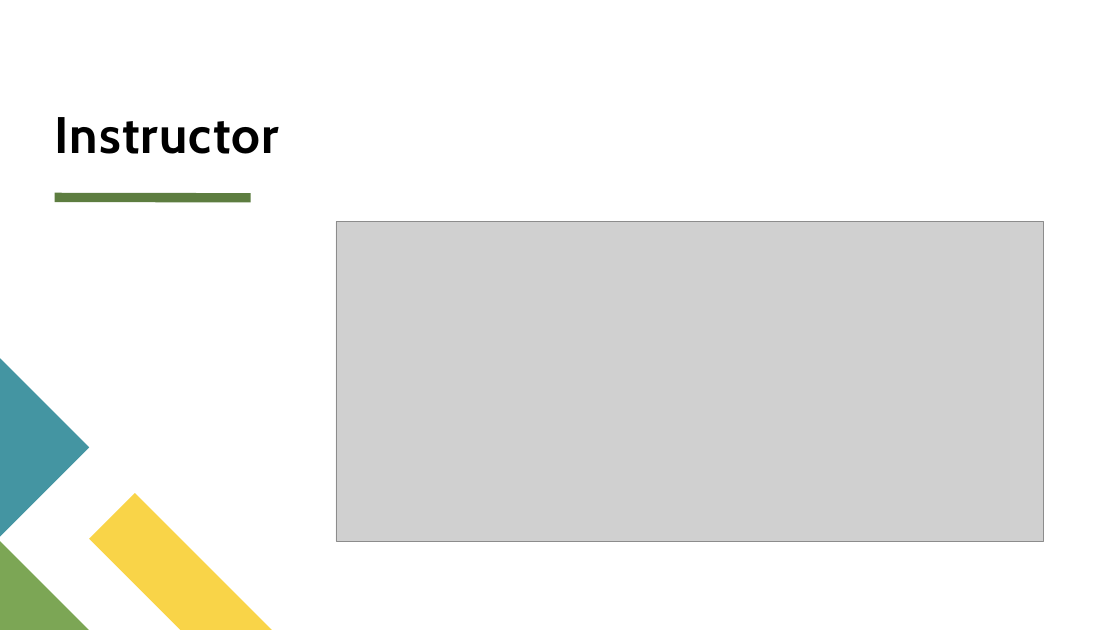
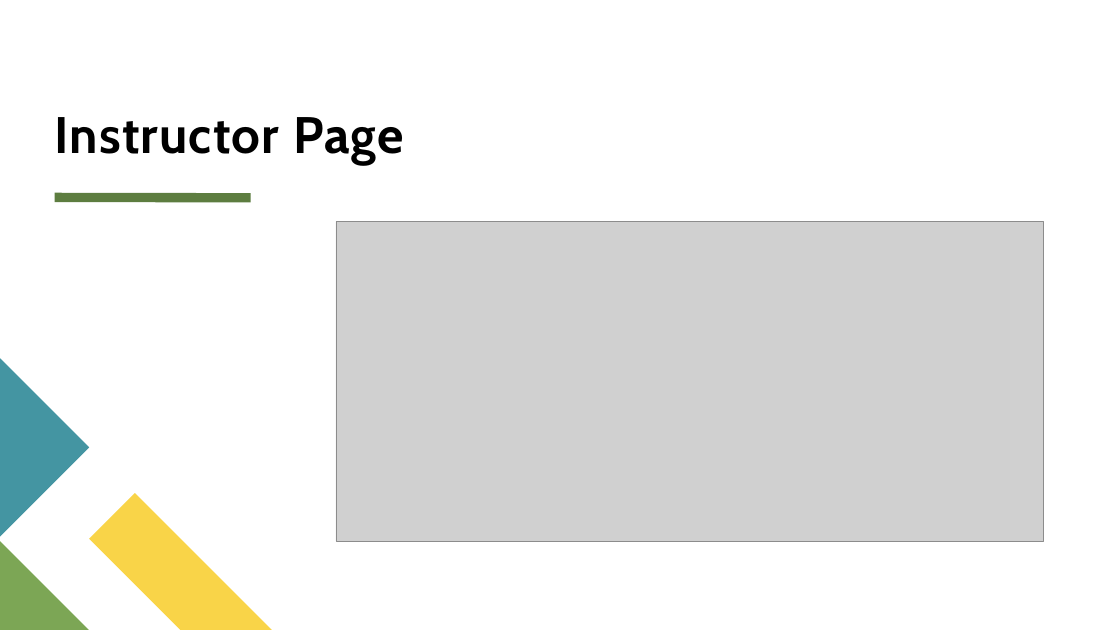
Before and after one commit to MeghaN28/AI-Tutor, a slide deck: slide 7 of Seattle Data AI Security Hackathon.pptx (slide 6 before the commit). Drawn at 1120x630 pixels with LibreOffice and Linux fonts; fonts in the diff are those of the drawing; grey boxes stand for pictures. Boxes give left, top, right and bottom in pixels: in the first picture for what was removed or moved away, otherwise in the second. Text is boxed around its words. In the diff, an @@ line names an element or a change of style, - is before the commit and + after.

```diff
--- a/Seattle Data AI Security Hackathon.pptx
+++ b/Seattle Data AI Security Hackathon.pptx
@@ title at <box>55,117,404,164</box>: text changed @@
-Instructor
+Instructor Page
```
Also in this commit, not shown: 6 other slides changed, 6 slides added, 4 slides removed.
